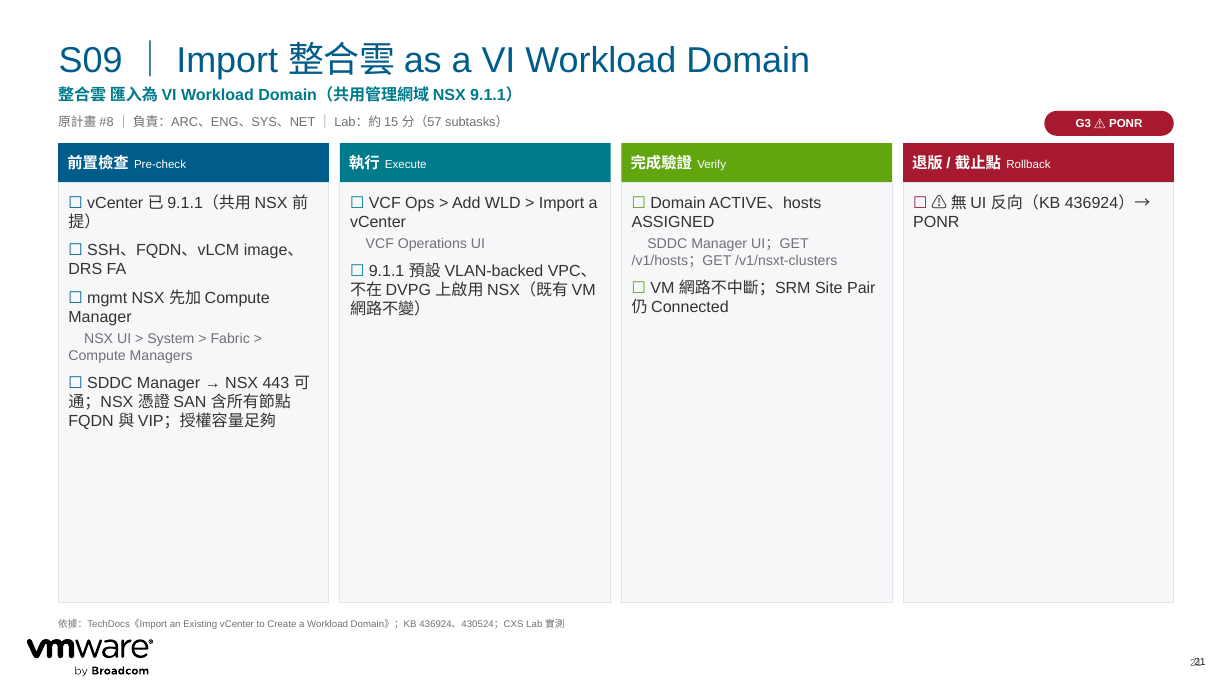
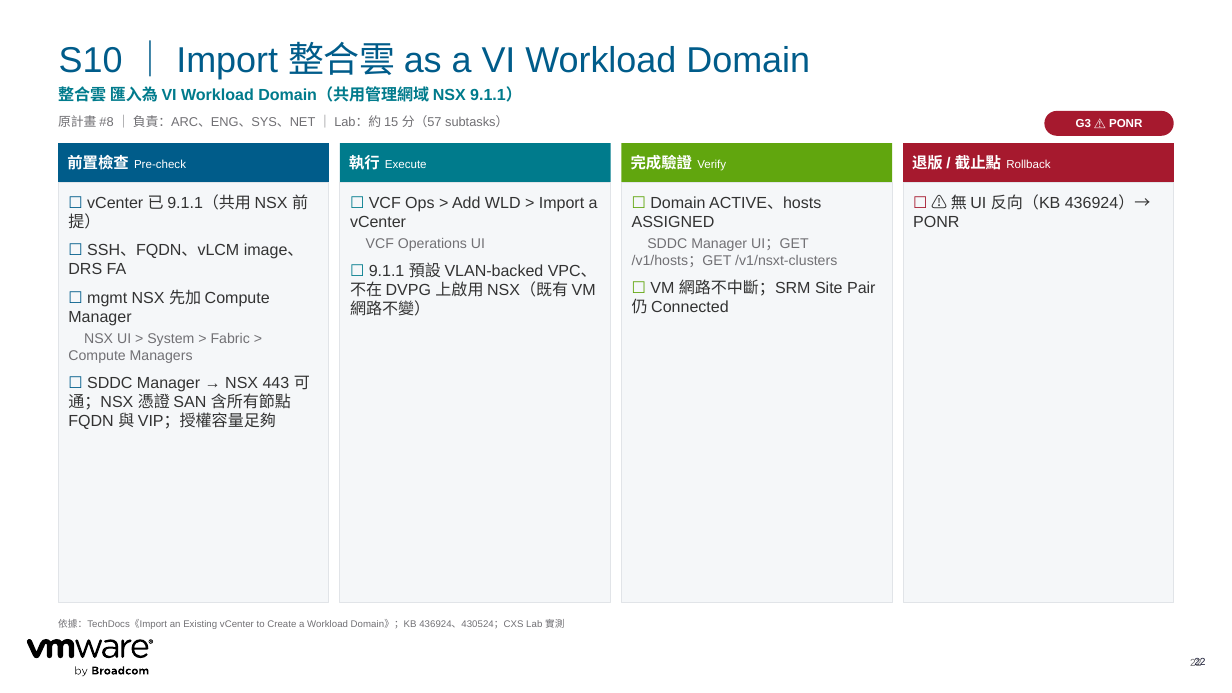
Before and after one commit to kostenyang/cc-vcf911-plan, a slide deck: slide 22 of out/CTBC_VCF911_Converge_Import_Plan.pptx (slide 21 before the commit). Drawn at 1232x693 pixels with LibreOffice and Linux fonts; fonts in the diff are those of the drawing. Boxes give left, top, right and bottom in pixels: in the first picture for what was removed or moved away, otherwise in the second. Text is boxed around its words. In the diff, an @@ line names an element or a change of style, - is before the commit and + after.

```diff
--- a/out/CTBC_VCF911_Converge_Import_Plan.pptx
+++ b/out/CTBC_VCF911_Converge_Import_Plan.pptx
@@ title at (59, 41, 810, 79): text changed @@
-S09 ｜ Import 整合雲 as a VI Workload Domain
+S10 ｜ Import 整合雲 as a VI Workload Domain
@@ page number at (1190, 658, 1201, 666): text changed @@
-21
+22
@@ page number at (1194, 658, 1205, 668): text changed @@
-21
+22
```
Also in this commit, not shown: 21 other slides changed, 5 other files.
